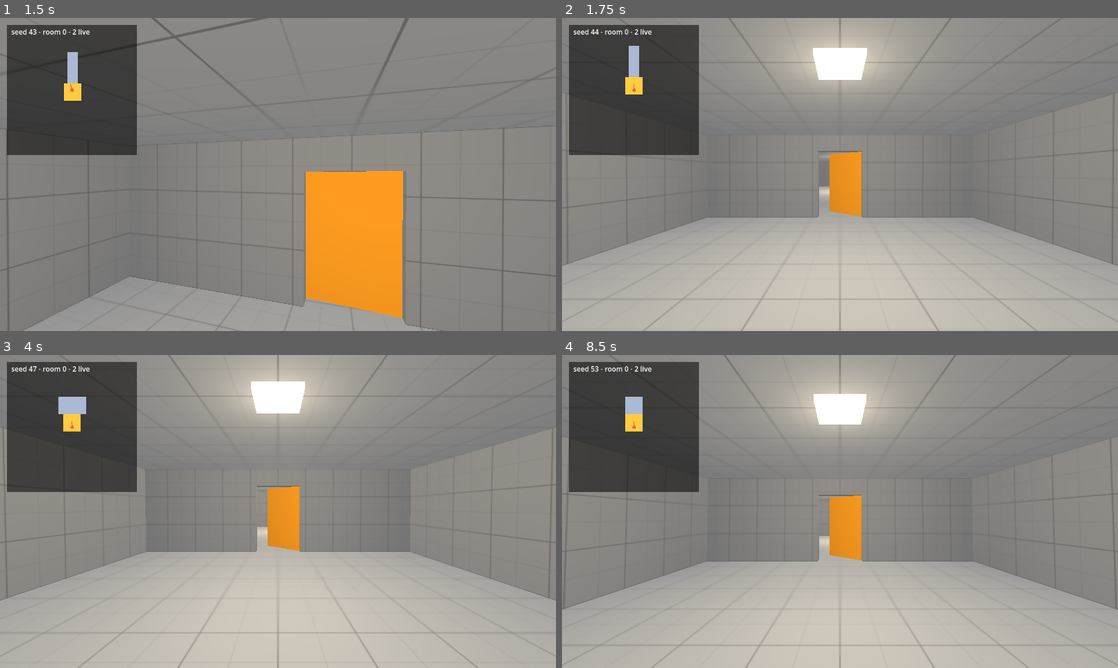
Above: before the commit, frames 1-4 (two rows, left to right).
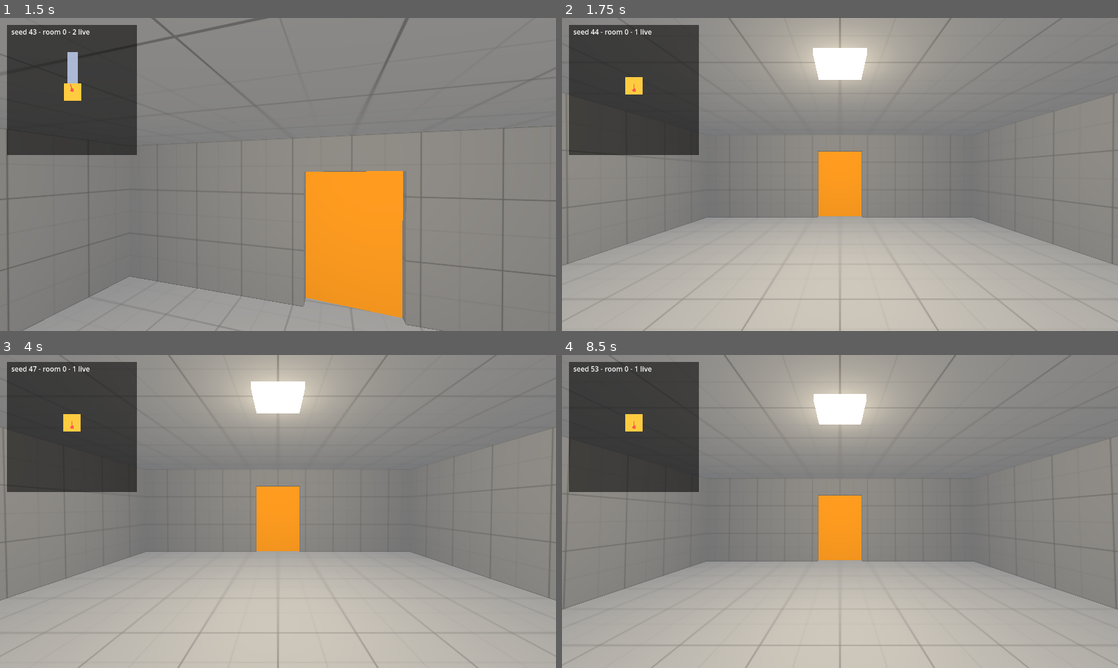
Above: after the commit, the same moments.

Repository: schemann/phaix-godot-01-rooms-and-doors
Game: Godot game, scene res://steps/step_09_debug_map/main.tscn
Same seed, same stepped clock (60 frames per second), same inputs: the game is played once before the commit and once after it.
Inputs (mouse positions are in pixels of both pictures, inside the frame that each line leads up to):
- Up to frame 1 (1.5 s): tap Enter at 0.5 s; move the mouse to (305, 174) at 0.52 s; hold R (regenerate) 0.53-1.28 s; hold W (move_forward) from 0.53 s (still down); tap Space (jump) at 0.77 s; move the mouse to (250, 174) at 1.27 s; click (250, 174) at 1.35 s
- Up to frame 2 (1.75 s): keep holding W (move_forward); tap Space (jump) at 1.52 s; tap R (regenerate) at 1.55 s
- Up to frame 3 (4 s): keep holding W (move_forward); move the mouse to (289, 505) at 2.02 s; hold R (regenerate) 2.03-2.78 s; move the mouse to (272, 517) at 2.77 s; tap R (regenerate) at 2.85, 3.8 s; tap Space (jump) at 3.02, 3.77 s; move the mouse to (316, 514) at 3.52 s; press the mouse at (316, 514) at 3.53 s
- Up to frame 4 (8.5 s): move the mouse to (795, 508) at 4.27 s; release the mouse at (795, 508) at 4.28 s; tap R (regenerate) at 4.35, 6.05, 7.35, 8.3 s; tap Space (jump) at 4.52, 6.02, 6.77, 7.52 s; move the mouse to (845, 511) at 5.02 s; hold R (regenerate) 5.03-5.78 s; move the mouse to (817, 505) at 5.77 s; release W (move_forward) at 5.78 s; hold D (move_right) 5.78-6.53 s; click (817, 505) at 5.85 s; move the mouse to (867, 511) at 6.52 s; hold R (regenerate) 6.53-7.28 s; hold W (move_forward) from 6.53 s (still down); move the mouse to (812, 511) at 7.27 s; move the mouse to (851, 505) at 8.02 s; press the mouse at (851, 505) at 8.03 s

Frame 1 is identical in both runs. In frame 2, 0.8% of the frame differs, in the area x 12-54%, y 3-64%; in frame 3, 0.9%, in the area x 10-54%, y 3-63%; in frame 4, 0.8%.

Commit message:
Tutorial 01: Rooms and Doors in Godot 4 (godot-01)

Diff:
--- a/steps/step_09_debug_map/door.gd
+++ b/steps/step_09_debug_map/door.gd
@@ -9,6 +9,7 @@
 var is_open := false
 
 var _tween: Tween
+var _sleep_steps := 2 ## Counts down before each physics step. At 0 the trigger wakes up.
 var _close_pending := false
 
 @onready var hinge: AnimatableBody3D = $Hinge
@@ -17,11 +18,15 @@
 
 func _ready() -> void:
 	trigger.body_entered.connect(_on_trigger_body_entered)
-	# The trigger sleeps (monitoring is off in the scene) for one physics step: a player the level
-	# has just teleported is still counted at the old place until then.
-	get_tree().physics_frame.connect(_wake_trigger, CONNECT_ONE_SHOT)
 
 func _physics_process(_delta: float) -> void:
+	# The trigger sleeps (monitoring is off in the scene) through the first physics step: Jolt moves a
+	# player the level has just teleported during that step, so it still finds the player at the old
+	# place. The count is 2 because it runs before each step: the trigger wakes up before the second.
+	if _sleep_steps > 0:
+		_sleep_steps -= 1
+		if _sleep_steps == 0:
+			trigger.monitoring = true
 	# Never close on somebody: wait until nobody stands in the swing.
 	if _close_pending and not swing.has_overlapping_bodies():
 		_close_pending = false
@@ -47,8 +52,5 @@
 	_tween = create_tween().set_process_mode(Tween.TWEEN_PROCESS_PHYSICS)
 	_tween.tween_property(hinge, "rotation:y", angle, SWING_TIME).set_trans(Tween.TRANS_SINE).set_ease(Tween.EASE_OUT)
 
-func _wake_trigger() -> void:
-	trigger.monitoring = true
-
 func _on_trigger_body_entered(_body: Node3D) -> void:
 	open()
--- a/tests/run_tests.gd
+++ b/tests/run_tests.gd
@@ -90,6 +90,7 @@
 	await _run("step_09_debug_map: the map starts visible, Tab toggles it", test_toggle_map)
 	await _run("step_09_debug_map: the map reads data only", test_map_reads_data_only)
 	await _run("step_09_debug_map: R restarts with seed + 1", test_regenerate)
+	await _run("step_09_debug_map: R pressed at the first door does not open the door of the new room 0", test_restart_at_the_door.bind("step_09_debug_map"))
 	for step in STEPS:
 		await _run("%s: main scene runs 30 frames" % step, test_scene_runs.bind(step))
 
@@ -832,6 +833,38 @@
 	await _unload(main)
 	return failures
 
+## A restart pressed with the player standing in the first door's trigger. Under Jolt a teleported player is
+## still at the old place for the physics step right after the teleport: a trigger that is awake in that step reports the
+## player, and the new room 0 opens its door at once (room 1 is built). The restart is delivered the way a
+## key press is: buffered, and handled at the start of the next frame.
+func test_restart_at_the_door(step: String) -> Array[String]:
+	var failures: Array[String] = []
+	var main := await _load_step(step)
+	var level: Node3D = main.get_node("Level")
+	var player: CharacterBody3D = level.player
+	var source := FileAccess.get_file_as_string("res://steps/%s/level.gd" % step)
+	for action: StringName in [&"regenerate", &"next_seed"]:
+		if not source.contains("\"%s\"" % action):
+			continue # tutorial 01 has R only
+		Input.action_press("move_forward")
+		await _wait_physics(100)
+		Input.action_release("move_forward")
+		await _wait_physics(5)
+		var old_trigger: Area3D = level.rooms[0].door.get_node("Trigger")
+		_expect(failures, old_trigger.overlaps_body(player), "%s: the player is not in the first door's trigger (at %s)" % [action, player.global_position])
+		await _press(action)
+		var door: Node3D = level.rooms[0].door
+		var reports: Array[int] = [0]
+		(door.get_node("Trigger") as Area3D).body_entered.connect(func(_body: Node3D) -> void: reports[0] += 1)
+		var woke := false
+		for i in 6:
+			await physics_frame
+			woke = woke or reports[0] > 0 or door.is_open or level.rooms.size() > 1
+		_expect(failures, not woke, "%s: the new room 0 saw the player at the old place: %d trigger reports, door open %s, %d rooms" % [action, reports[0], door.is_open, level.rooms.size()])
+		await _wait_physics(5)
+	await _unload(main)
+	return failures
+
 #endregion
 
 #region Graybox standard: closed rooms, materials, lighting (gamekb: grayboxing-and-metrics)
@@ -1102,4 +1135,13 @@
 	Input.flush_buffered_events()
 	await process_frame
 
+## Presses an action the way a key does: the event is buffered and handled at the start of the next frame, before that
+## frame's physics steps. (_action() hands it over at once, in the middle of a physics frame.)
+func _press(action: StringName) -> void:
+	var press := InputEventAction.new()
+	press.action = action
+	press.pressed = true
+	Input.parse_input_event(press)
+	await physics_frame
+
 #endregion
